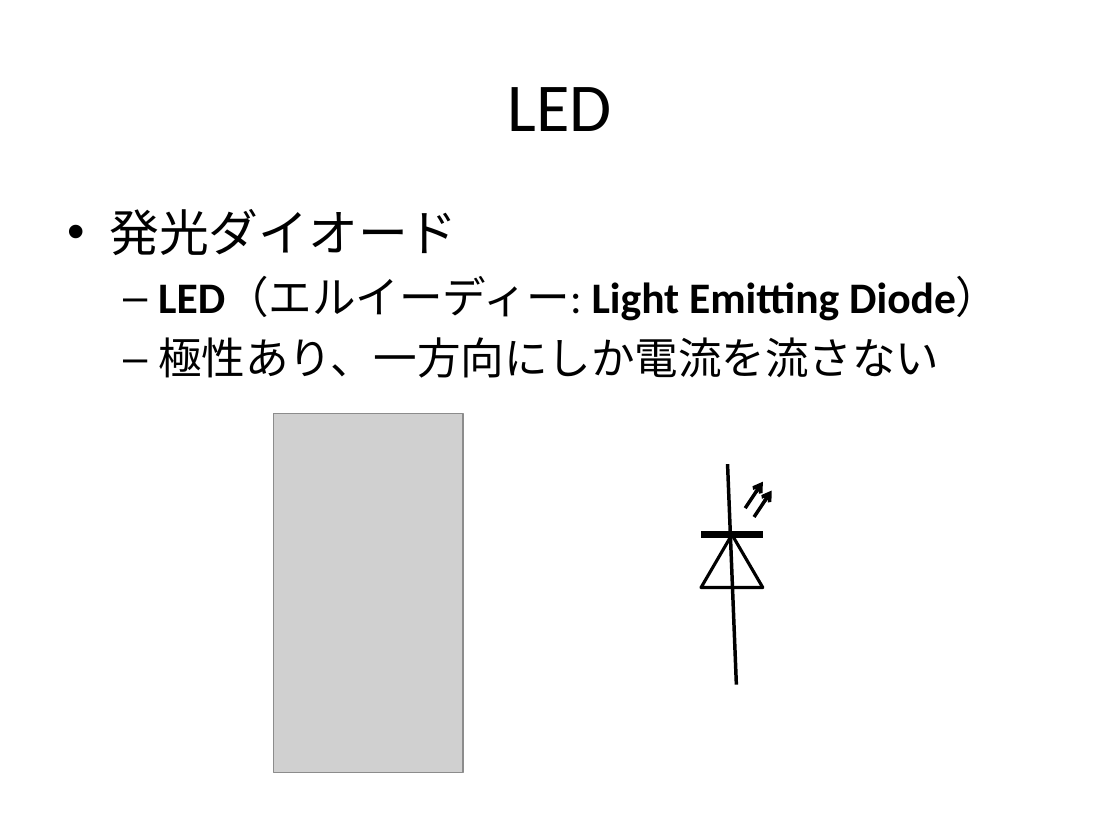
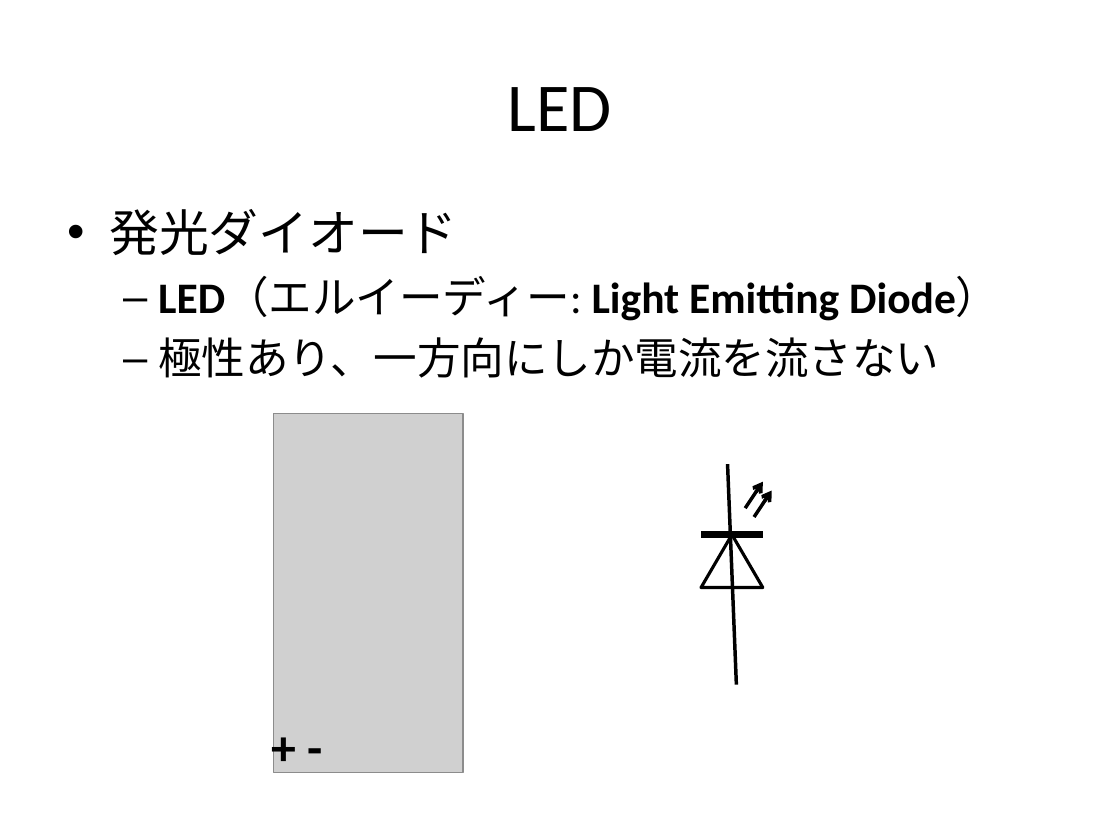
Before and after one commit to magoroku15/OpenAccessoryDemo, a slide deck: slide 12 of Doc/poorman's adk.pptx (slide 13 before the commit). Drawn at 1120x840 pixels with LibreOffice and Linux fonts; fonts in the diff are those of the drawing; grey boxes stand for pictures. Boxes give left, top, right and bottom in pixels: in the first picture for what was removed or moved away, otherwise in the second. Text is boxed around its words. In the diff, an @@ line names an element or a change of style, - is before the commit and + after.

```diff
--- a/Doc/poorman's adk.pptx
+++ b/Doc/poorman's adk.pptx
@@ text added at [260,710,334,782], 32 pt, text #000000, bold @@
++ -
```
Also in this commit, not shown: 7 other slides changed, 4 slides added, 1 slide removed.
